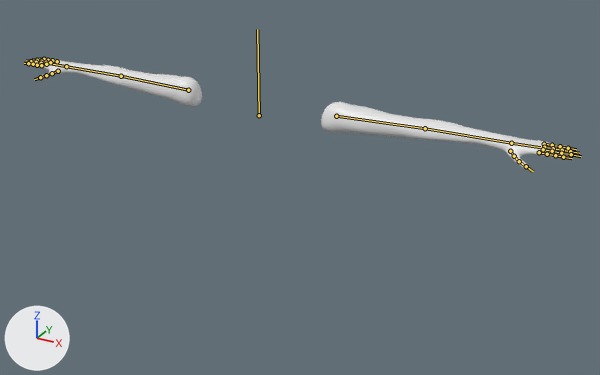
The FBX model Progetto_SVG/Assets/Assets/Models/PlayerArms.fbx, before and after one commit.
The view is the same before and after, from a camera (50 mm lens) standing at (3.18, -5.16, 2.13) and looking at (0.26, 0.16, -0.52). The lights are fixed; the arrows at lower left show +X, +Y and +Z. The bones that bend it are drawn over the model as lines.
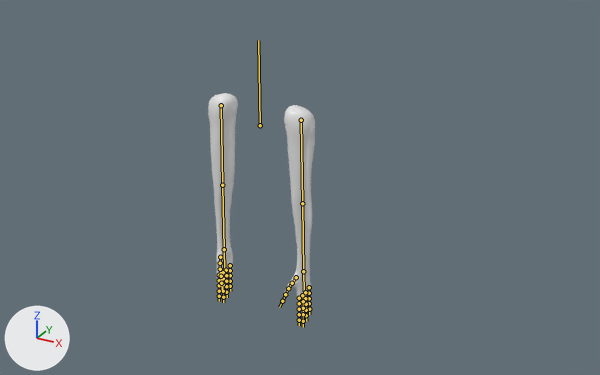
The newer file adds an action. The first version stands in its rest pose; the second is drawn at frame 1 of the action 'Armature|Idle'.

Boxes (x1, y1, x2, y2) around the edits, measured in the pictures (600 x 375 px):
'Plane', posed (80% narrower, 101% taller): before (27, 58, 574, 169); after (208, 93, 315, 317)
bone 'Bicep.L', root to tip: before (336, 116) to (425, 128); after (301, 120) to (302, 203)
bone 'Arm.L', root to tip: before (425, 128) to (511, 143); after (302, 203) to (303, 271)
bone 'Bicep.R', root to tip: before (188, 90) to (121, 76); after (221, 105) to (222, 185)
bone 'Arm.R', root to tip: before (121, 76) to (66, 66); after (222, 185) to (224, 249)

What the commit changed:
Object 'Armature' (bone_rig_object) moves from (0.0, -0.011, 0.084) to (0.0, 0.0, 0.0).
Bone 'Bicep.L' (bone_bicep_l) moves from (0.0, 0.0, 0.0) to (-0.02, -0.6, 0.0).
Bone 'Bicep.L' (bone_bicep_l) turns from (0, 0, 0) to (0, 0, -90) degrees about its own x, y and z.
Bone 'Arm.L' (bone_arm_l) turns from (0, 0, 0) to (0, 0, 1) degrees about its own x, y and z.
Bone 'Bicep.R' (bone_bicep_r) moves from (0.0, 0.0, 0.0) to (0.02, -0.6, 0.0).
Bone 'Bicep.R' (bone_bicep_r) turns from (0, 0, 0) to (0, 0, 90) degrees about its own x, y and z.
Bone 'Arm.R' (bone_arm_r) turns from (0, 0, 0) to (0, 0, -1) degrees about its own x, y and z.
